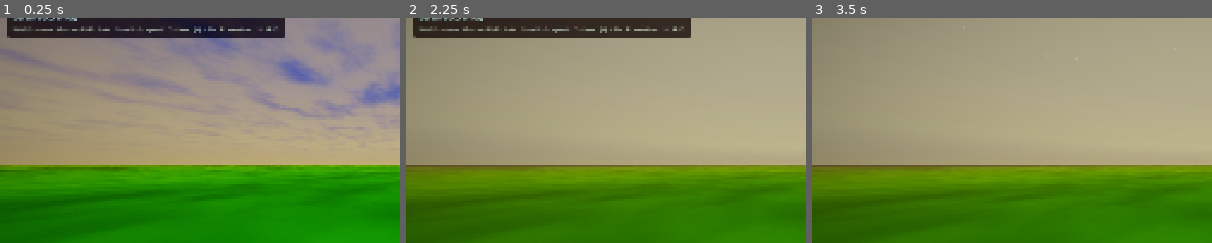
Above: before the commit, frames 1-3 (left to right).
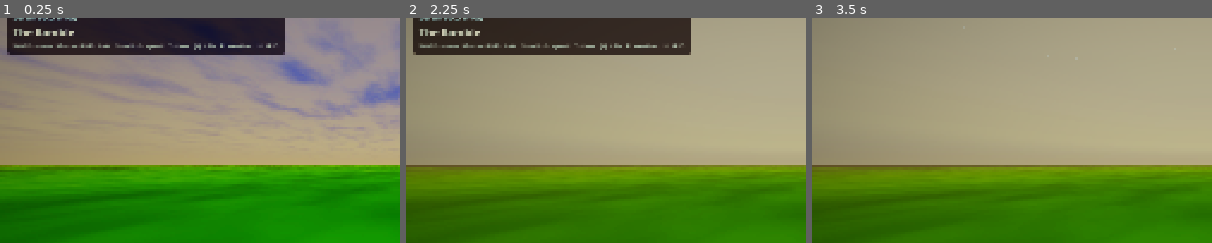
Above: after the commit, the same moments.

Repository: Central-Park-Walk/central-park-walk
Game: Godot game, scene res://main.tscn
Same seed, same stepped clock (60 frames per second), same inputs: the game is played once before the commit and once after it.
Inputs (mouse positions are % of the whole screen's width and height, from its top left):
- Up to frame 1 (0.25 s): no input
- Up to frame 2 (2.25 s): tap Enter at 0.5, 2 s; move the mouse to (72, 45) at 0.52 s; hold D 0.53-1.28 s; tap T at 0.6 s; click (72, 45) at 0.67 s; tap Space at 1.25 s; move the mouse to (30, 55) at 1.27 s; hold S 1.28-2.03 s; tap L at 1.35 s; move the mouse to (60, 28) at 2.02 s; hold D from 2.03 s (still down); tap P at 2.1 s
- Up to frame 3 (3.5 s): tap Space at 2.75 s; move the mouse to (45, 70) at 2.77 s; release D at 2.78 s; hold W from 2.78 s (still down); tap H at 2.85 s; click (45, 70) at 2.92 s
The pictures show only the part of the screen within x 0-50%, y 17-67%; the shares and areas given below are measured in that part.

The runs differ from the first frame. In frame 1, 5.8% of the frame differs, in the area x 1-72%, y 3-17%; in frame 2, 5.9%; in frame 3, nothing differs.

Commit message:
Add location name display in HUD
Shows the current named area (e.g. "The Ramble", "Bethesda Terrace",
"Literary Walk") in the HUD when the player is within a defined zone.
23 named areas covering major landmarks and areas of Central Park.

Co-Authored-By: Claude Opus 4.6 <noreply@anthropic.com>

Diff:
--- a/main.gd
+++ b/main.gd
@@ -45,6 +45,7 @@
 var _terrain_mat: ShaderMaterial
 var _time_label: Label
 var _speed_label: Label
+var _location_label: Label
 
 # Dynamic lamppost lighting — pool of SpotLight3D nodes that follow player
 var _lamp_lights: Array = []  # Array of SpotLight3D
@@ -459,6 +460,10 @@
 		_time_label.text = "%d:%02d %s  [%s]" % [h12, mins, ampm, TIME_SPEED_NAMES[_time_speed_idx]]
 	if _speed_label and _player:
 		_speed_label.text = "%s (%.1f m/s)" % [_player.SPEED_NAMES[_player._speed_idx], _player.walk_speed]
+	if _location_label:
+		var area := _nearest_area(pos.x, pos.z)
+		_location_label.text = area if area else ""
+		_location_label.visible = not area.is_empty()
 
 
 func _tour_teleport(idx: int) -> void:
@@ -491,6 +496,40 @@
 func _compass_label(deg: float) -> String:
 	var labels := ["N", "NE", "E", "SE", "S", "SW", "W", "NW"]
 	return labels[int(fmod(deg + 22.5, 360.0) / 45.0) % 8]
+
+
+# Central Park named areas — [x_min, x_max, z_min, z_max, name]
+const PARK_AREAS: Array = [
+	[-700, -400, 1300, 1500, "Literary Walk"],
+	[-550, -380, 1050, 1300, "The Mall"],
+	[-530, -390, 900, 1050, "Bethesda Terrace"],
+	[-650, -420, 700, 900, "The Lake"],
+	[-550, -200, 400, 700, "The Ramble"],
+	[-700, -550, 800, 1000, "Cherry Hill"],
+	[-200, 200, -200, 400, "Great Lawn"],
+	[-900, -600, 1500, 2100, "Sheep Meadow"],
+	[-300, 200, -800, -400, "Reservoir"],
+	[-200, 100, 800, 1050, "Conservatory Water"],
+	[200, 800, -1800, -1200, "North Meadow"],
+	[400, 900, -1600, -1000, "North Woods"],
+	[-100, 500, -200, 200, "Turtle Pond"],
+	[600, 1200, -2200, -1700, "Harlem Meer"],
+	[-600, -300, 1800, 2050, "Heckscher Playground"],
+	[-100, 200, 600, 900, "Belvedere Castle"],
+	[-350, 0, 200, 500, "Delacorte Theater"],
+	[0, 300, 300, 500, "Cleopatra's Needle"],
+	[-700, -500, 1450, 1550, "Naumburg Bandshell"],
+	[-250, 0, -600, -300, "Reservoir Running Track"],
+	[100, 500, -900, -600, "Tennis Center"],
+	[-200, 200, -1200, -800, "Conservatory Garden"],
+	[-600, -350, 600, 750, "Bow Bridge"],
+]
+
+func _nearest_area(x: float, z: float) -> String:
+	for area in PARK_AREAS:
+		if x >= float(area[0]) and x <= float(area[1]) and z >= float(area[2]) and z <= float(area[3]):
+			return area[4]
+	return ""
 
 
 func _unhandled_input(event: InputEvent) -> void:
@@ -2908,6 +2947,13 @@
 	_speed_label.add_theme_color_override("font_color", Color(0.75, 0.90, 1.0))
 	vbox.add_child(_speed_label)
 
+	_location_label = Label.new()
+	_location_label.text = ""
+	_location_label.add_theme_font_size_override("font_size", 26)
+	_location_label.add_theme_color_override("font_color", Color(1.0, 1.0, 1.0, 0.95))
+	_location_label.visible = false
+	vbox.add_child(_location_label)
+
 	var hint := Label.new()
 	hint.text = "WASD: move   Mouse+RMB: look   Scroll/+/-: speed   T: time   [/]: ±1h   P: weather   H: HUD"
 	hint.add_theme_font_size_override("font_size", 15)
